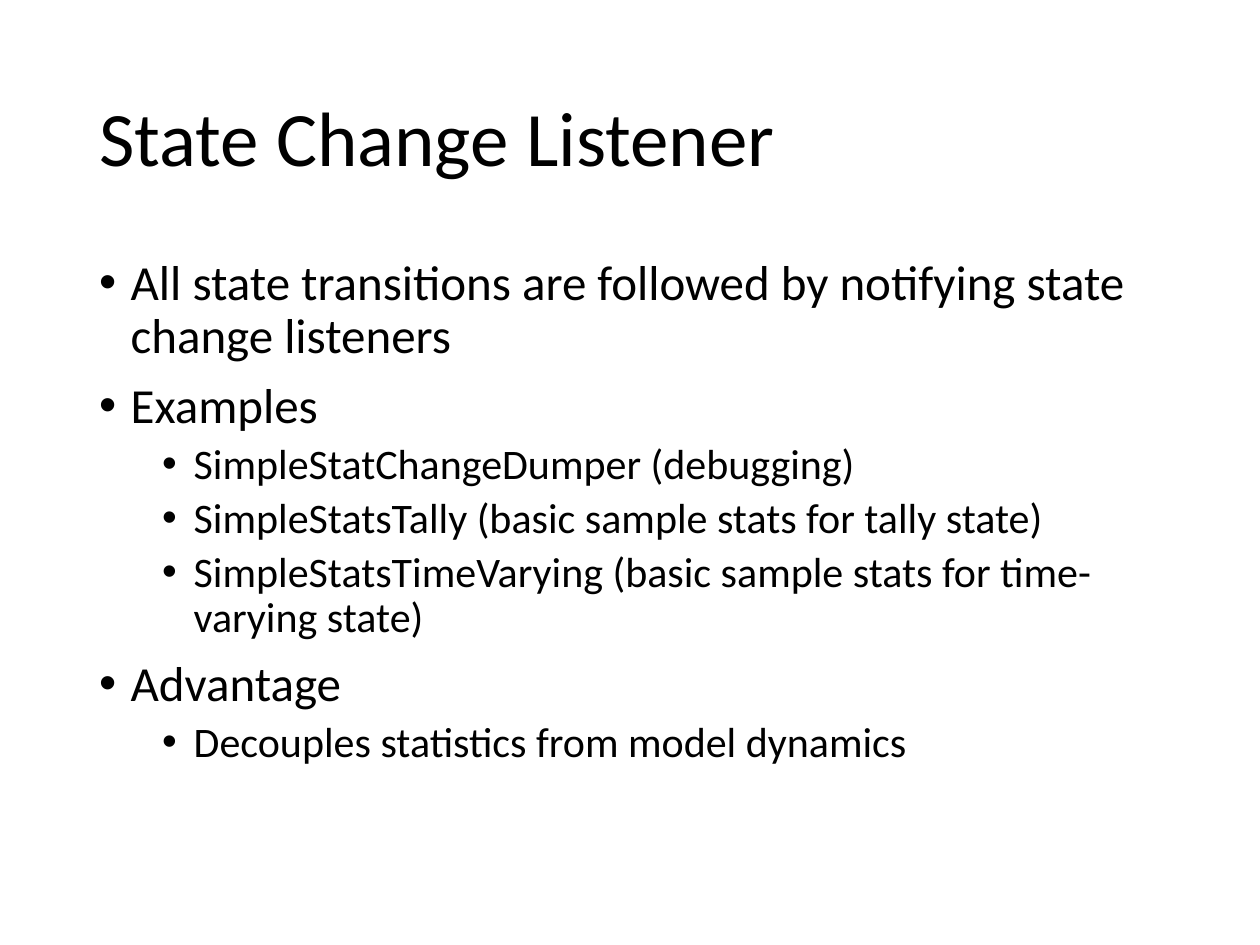
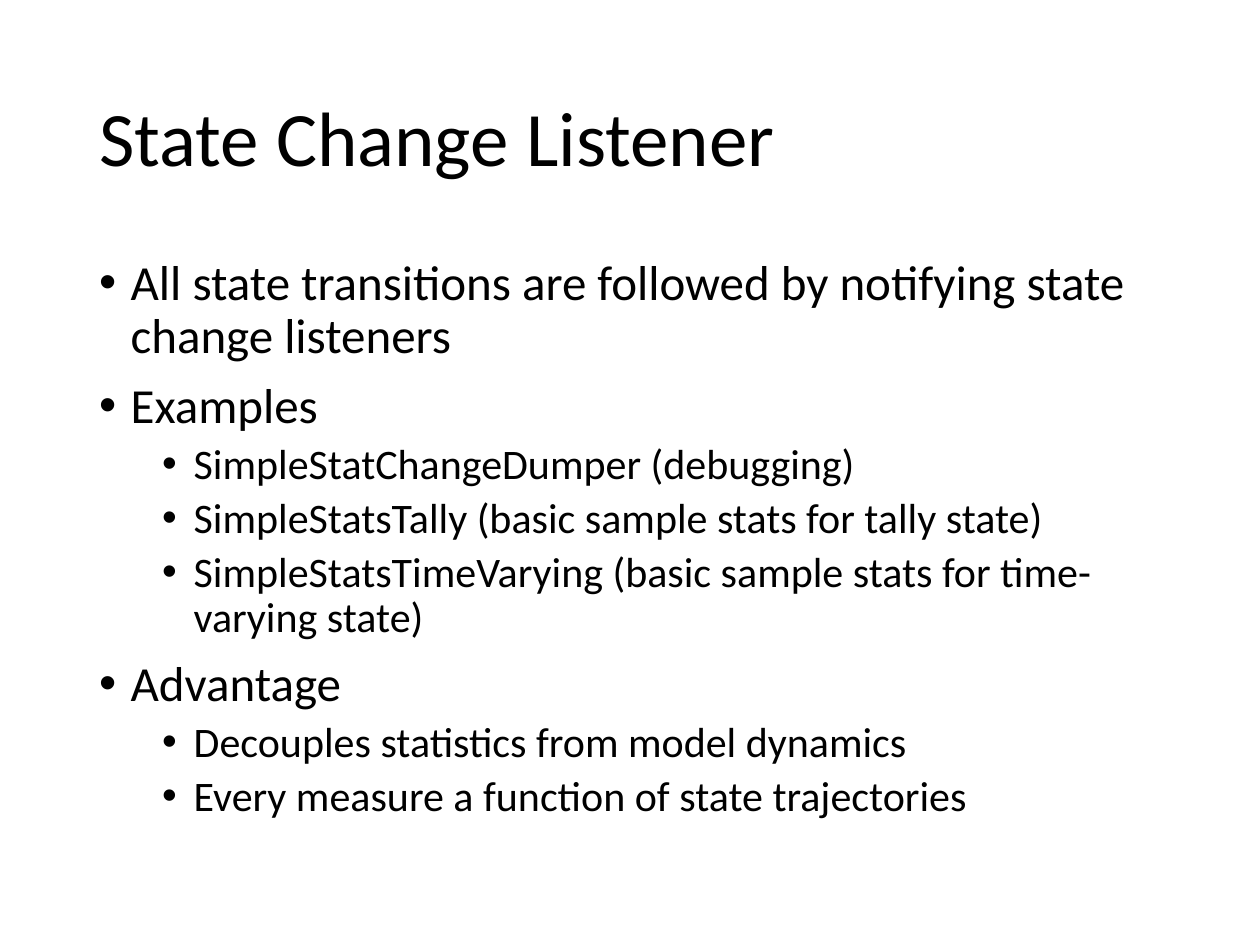
Before and after one commit to ahbuss/DESModeling, a slide deck: slide 8 of SimPyKit.pptx (slide 6 before the commit). Drawn at 1260x945 pixels with LibreOffice and Linux fonts; fonts in the diff are those of the drawing. Boxes give left, top, right and bottom in pixels: in the first picture for what was removed or moved away, otherwise in the second. Text is boxed around its words. In the diff, an @@ line names an element or a change of style, - is before the commit and + after.

```diff
--- a/SimPyKit.pptx
+++ b/SimPyKit.pptx
@@ text at (194,782,967,819): paragraph added @@
+  • Every measure a function of state trajectories
```
Also in this commit, not shown: 3 slides added, 3 other files.
